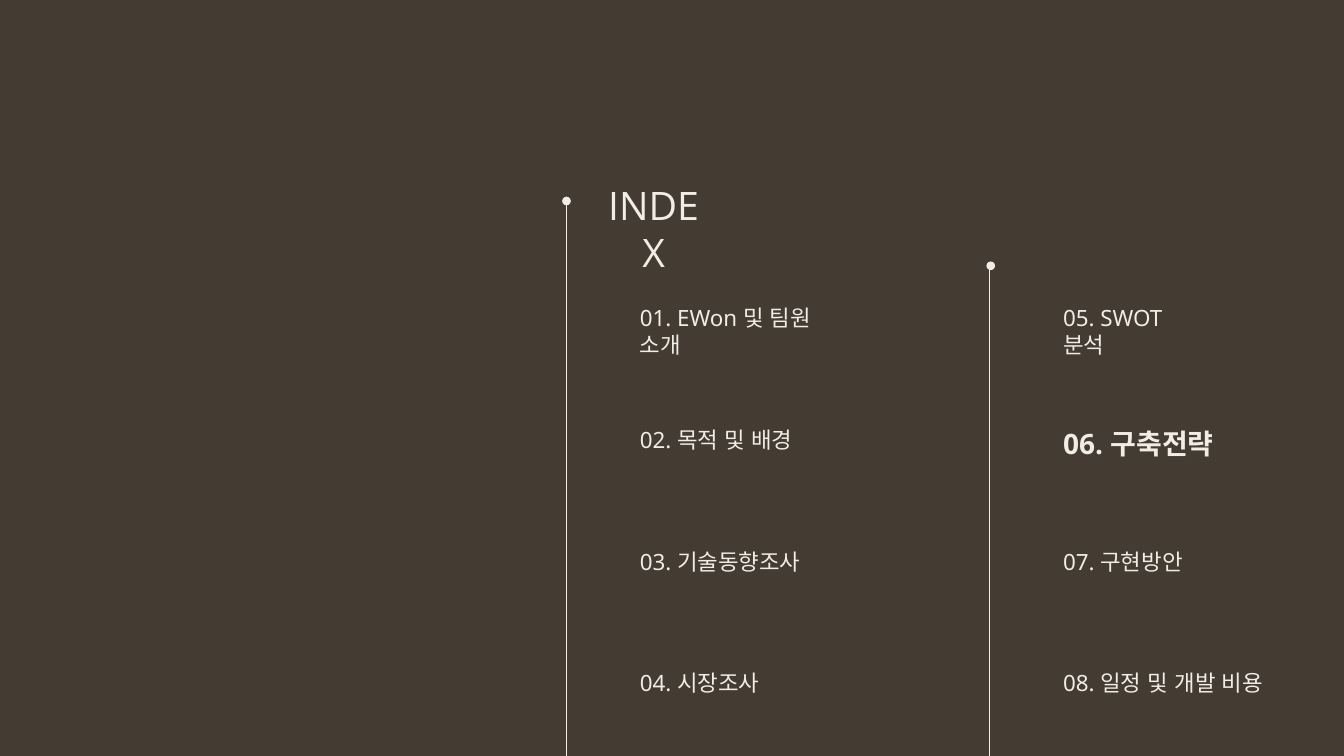
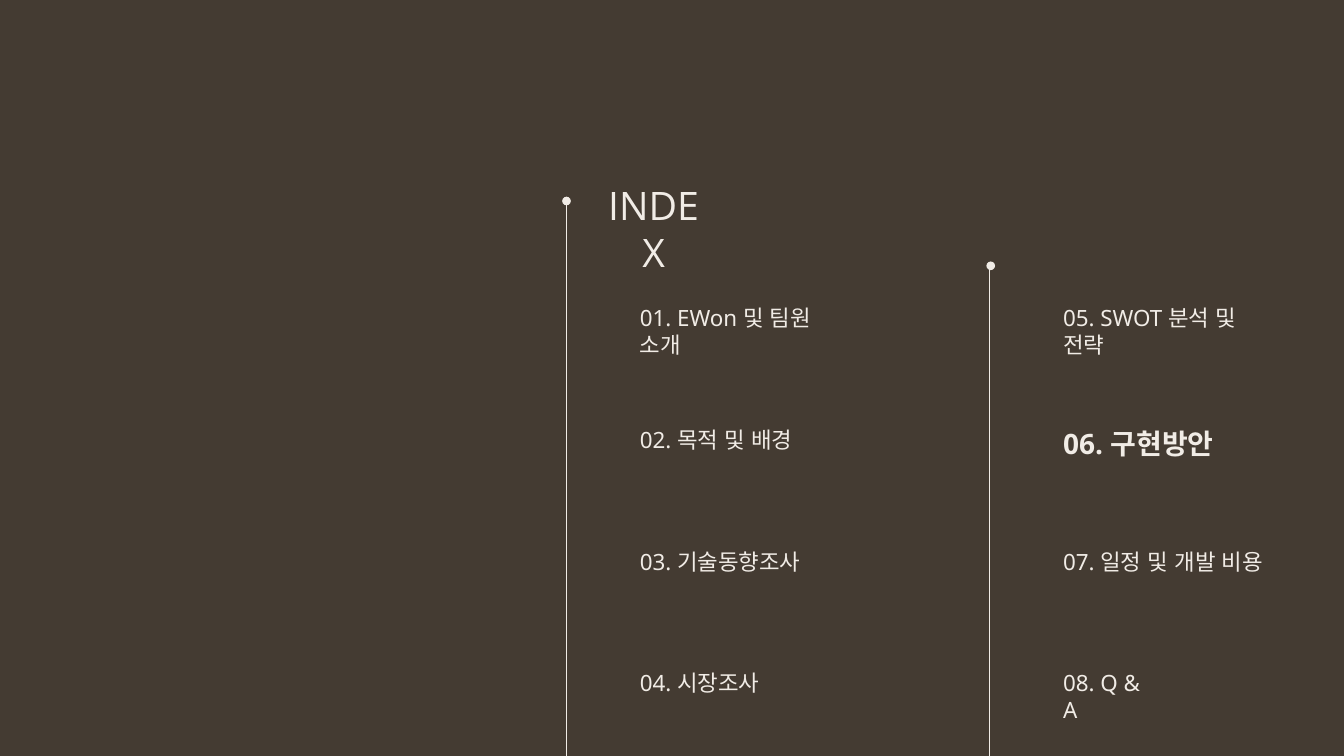
Before and after one commit to snr1229/Content_designing_Presentations, a slide deck: slide 21 of 사업계획서/Week8/EWon_중간고사대체 발표자료.pptx (slide 18 before the commit). Drawn at 1344x756 pixels with LibreOffice and Linux fonts; fonts in the diff are those of the drawing. Boxes give left, top, right and bottom in pixels: in the first picture for what was removed or moved away, otherwise in the second. Text is boxed around its words. In the diff, an @@ line names an element or a change of style, - is before the commit and + after.

```diff
--- a/사업계획서/Week8/EWon_중간고사대체 발표자료.pptx
+++ b/사업계획서/Week8/EWon_중간고사대체 발표자료.pptx
@@ text at (1063, 307, 1237, 355): text changed @@
-05. SWOT 분석
+05. SWOT 분석 및 전략
@@ text at (1063, 430, 1213, 457): text changed @@
-06. 구축전략
+06. 구현방안
@@ text at (1063, 551, 1263, 572): text changed @@
-08. 일정 및 개발 비용
+07. 일정 및 개발 비용
@@ text removed at (1063, 551, 1182, 572) @@
-07. 구현방안
@@ text added at (1063, 675, 1117, 718), 16 pt, text #F1ECE6 @@
+08. Q & A
```
Also in this commit, not shown: 15 other slides changed, 16 slides added, 20 slides removed.
